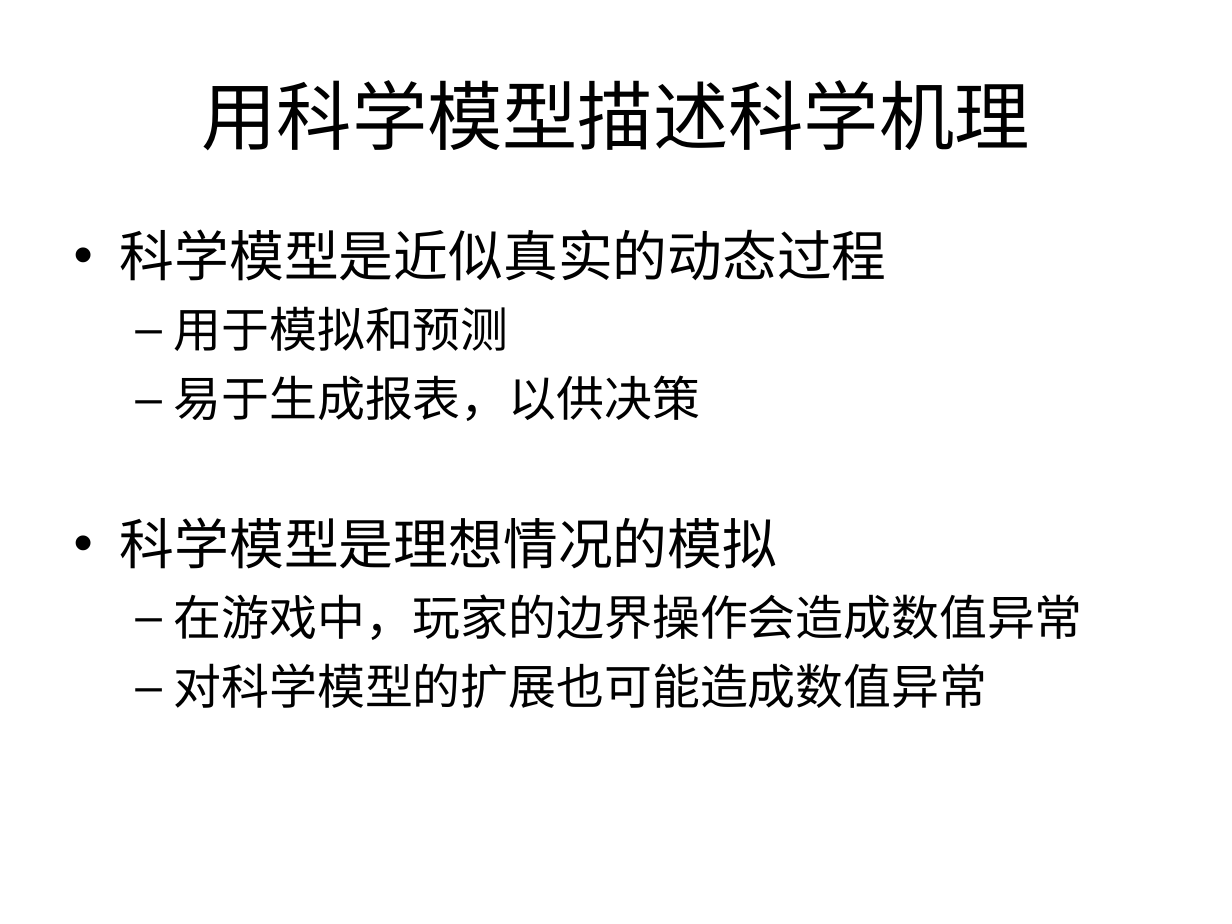
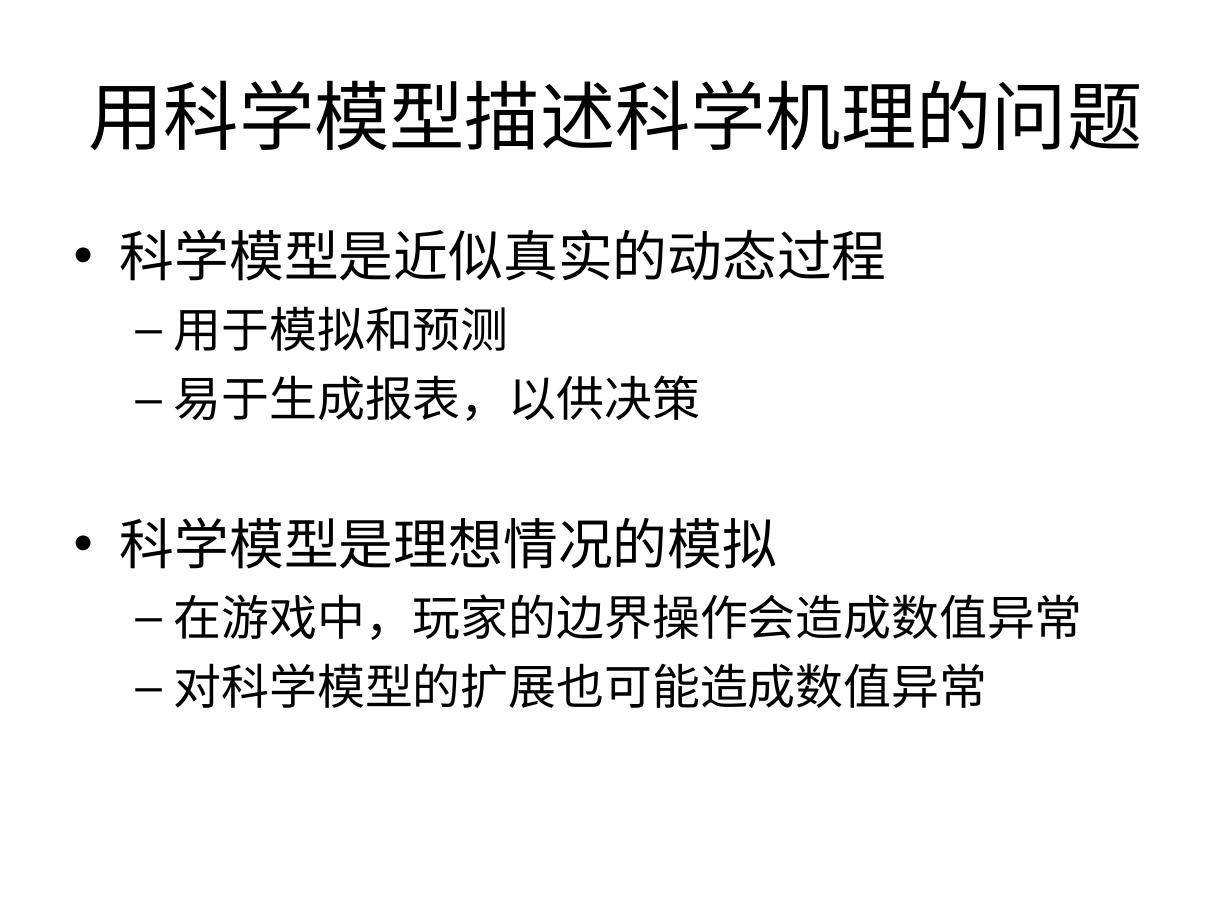
Before and after one commit to Nookleptia/qianmen3d, a slide deck: slide 42 of 毕设文件/毕设提纲.ppt (slide 44 before the commit). Drawn at 1232x924 pixels with LibreOffice and Linux fonts; fonts in the diff are those of the drawing. Boxes give left, top, right and bottom in pixels: in the first picture for what was removed or moved away, otherwise in the second. Text is boxed around its words. In the diff, an @@ line names an element or a change of style, - is before the commit and + after.

```diff
--- a/毕设文件/毕设提纲.ppt
+++ b/毕设文件/毕设提纲.ppt
@@ title at [88,80,1142,150]: text changed @@
-用科学模型描述科学机理
+用科学模型描述科学机理的问题
```
Also in this commit, not shown: 6 other slides changed, 5 other files.
